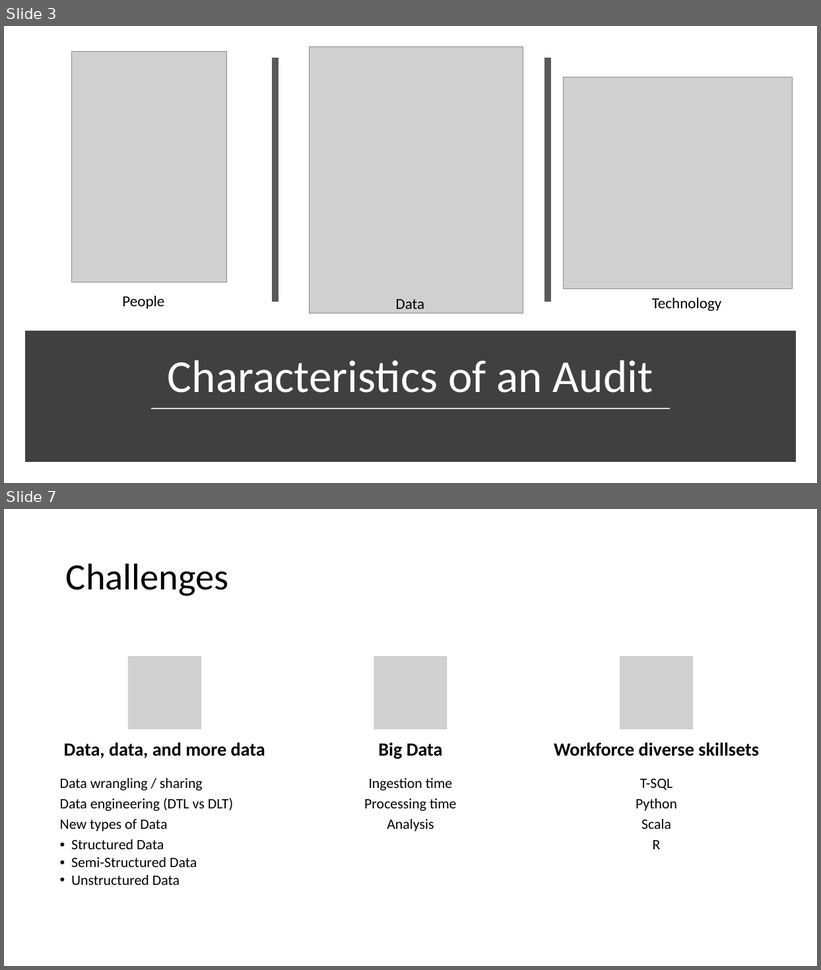
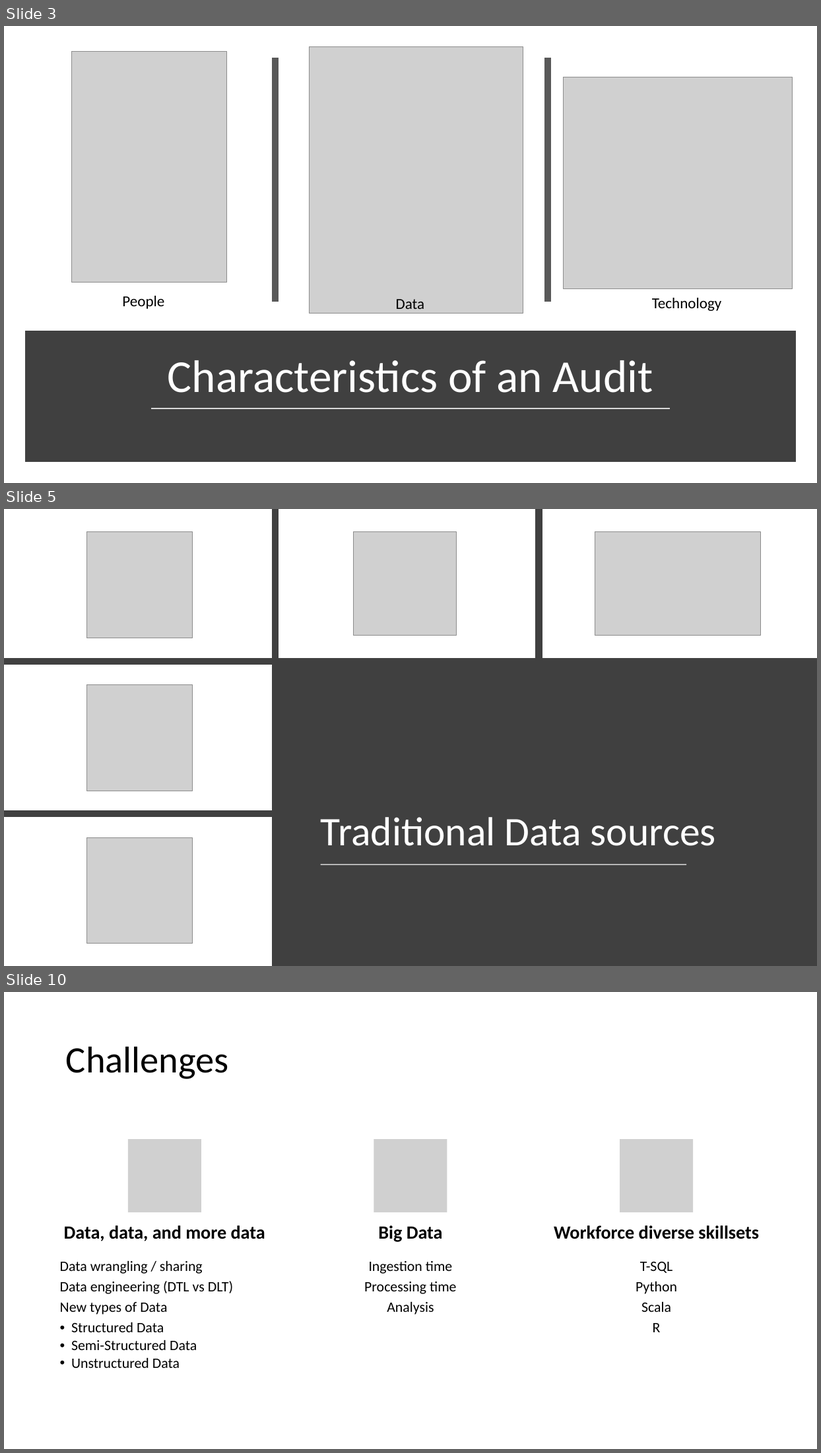
Before and after one commit to juliansoh/Databricks-Financial-Fraud, a slide deck: slides/Presentation for Auditors.pptx. Shown one above the other, each under a label of ours: slides 3 and 7 before the commit, slides 3, 5 and 10 after it; the slides between them are not shown. The pictures are 821x970 and 821x1453 pixels, drawn with LibreOffice and Linux fonts; fonts in the diff are those of the drawing; grey boxes stand for pictures. Boxes give left, top, right and bottom in pixels: in the first picture for what was removed or moved away, otherwise in the second. Text is boxed around its words. In the diff, an @@ line names an element or a change of style, - is before the commit and + after.

```diff
--- a/slides/Presentation for Auditors.pptx
+++ b/slides/Presentation for Auditors.pptx
@@ slide 5 added at (4,509,817,966), background #FFFFFF @@
@@ line added from (275, 509) to (275, 966), #404040 8 pt @@
@@ line added from (539, 509) to (539, 658), #404040 8 pt @@
@@ picture added at (86,532,193,638) @@
@@ picture added at (354,532,457,635) @@
@@ picture added at (595,532,761,635) @@
@@ line added from (817, 661) to (4, 661), #404040 8 pt @@
@@ rectangle added at (275,663,817,966), fill #404040 @@
@@ picture added at (86,685,193,791) @@
@@ line added from (275, 814) to (4, 814), #404040 8 pt @@
@@ title added at (321,817,716,846), 48 pt, text #FFFFFF @@
+Traditional Data sources
@@ picture added at (87,838,193,943) @@
@@ line added from (321, 865) to (686, 865), #FFFFFF 1.25 pt @@
@@ what was slide 7 is now slide 10 @@
```
Also in this commit, not shown: 3 slides changed, 3 other slides added, 2 slides removed.
